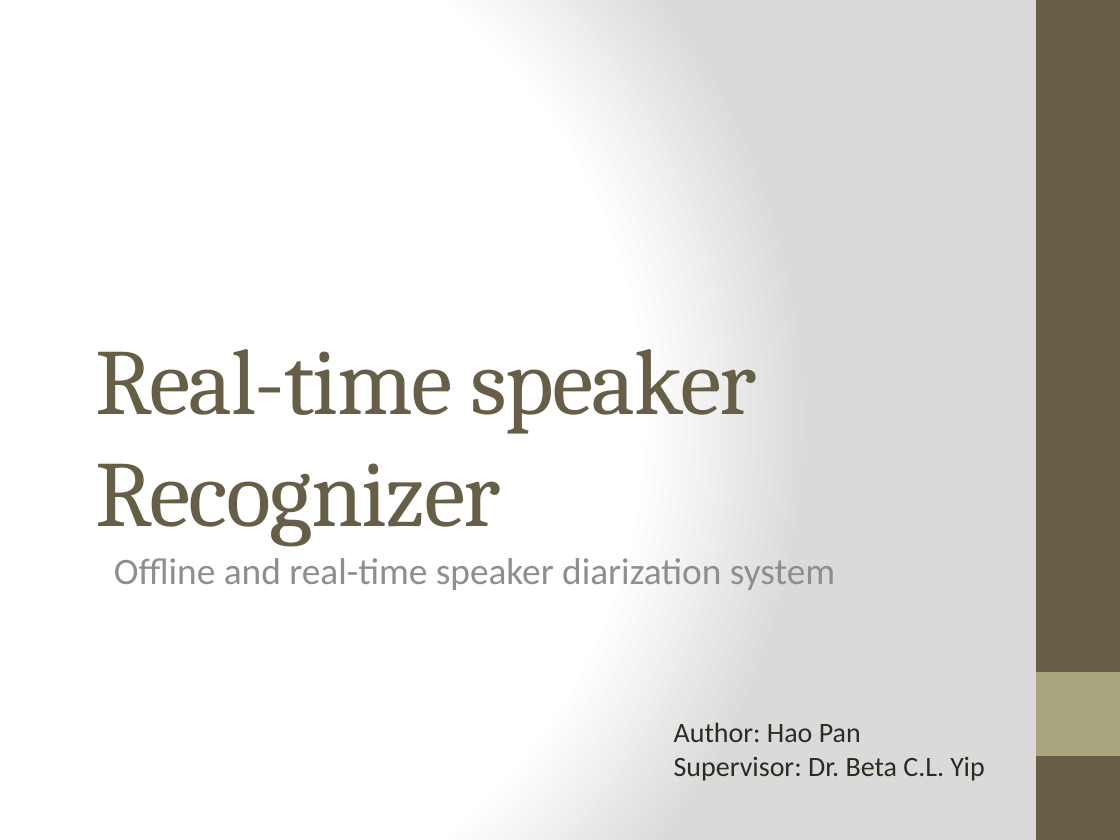
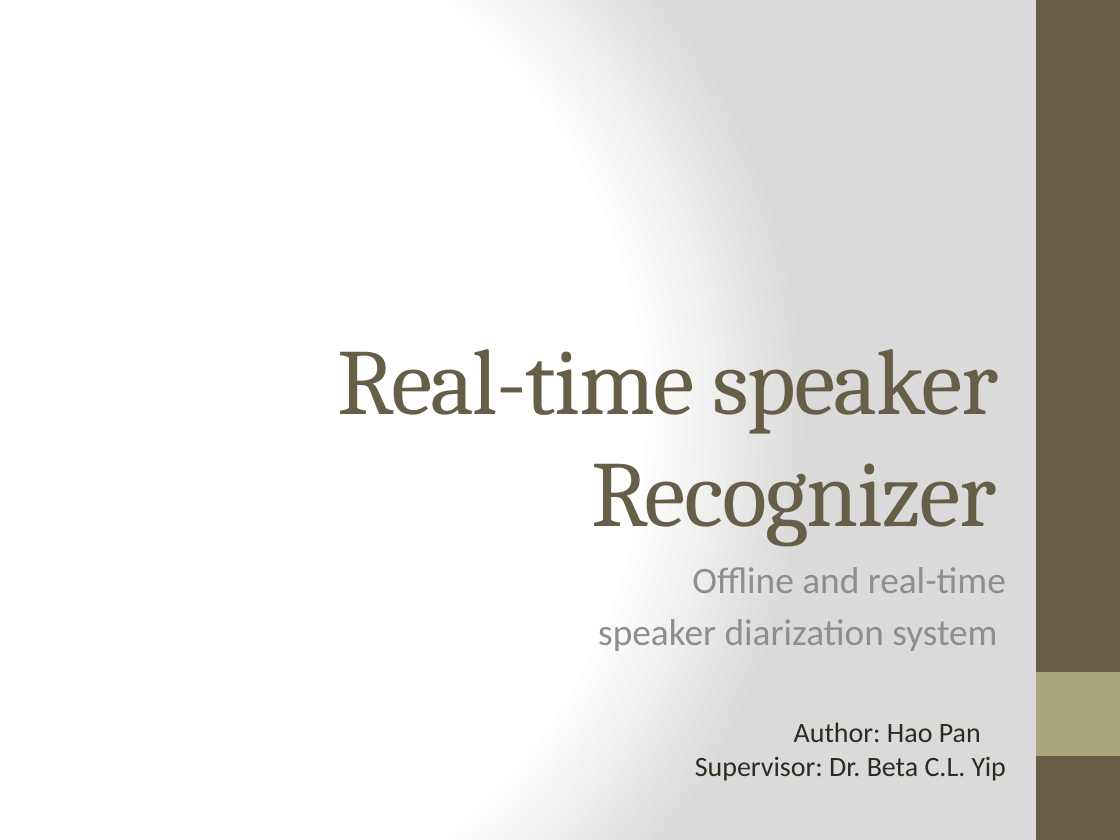
Before and after one commit to henryph/vba_project, a slide deck: slide 1 of Real-time Speaker Recognizer - Oral Examination.pptx. Drawn at 1120x840 pixels with LibreOffice and Linux fonts; fonts in the diff are those of the drawing. Boxes give left, top, right and bottom in pixels: in the first picture for what was removed or moved away, otherwise in the second. Text is boxed around its words. In the diff, an @@ line names an element or a change of style, - is before the commit and + after.

```diff
--- a/Real-time Speaker Recognizer - Oral Examination.pptx
+++ b/Real-time Speaker Recognizer - Oral Examination.pptx
@@ title "Real-time speaker Recognizer" at (337,349,999,546): alignment left to right @@
@@ subtitle at (598,567,1006,651): text changed @@
-Offline and real-time speaker diarization system
+Offline and real-time
+speaker diarization system
@@ text "Author: Hao Pan Supervisor: Dr. ..." at (695,722,1006,781): alignment left to right @@
```
Also in this commit, not shown: 8 other slides changed, 7 slides added, 1 slide removed, 1 other file.
